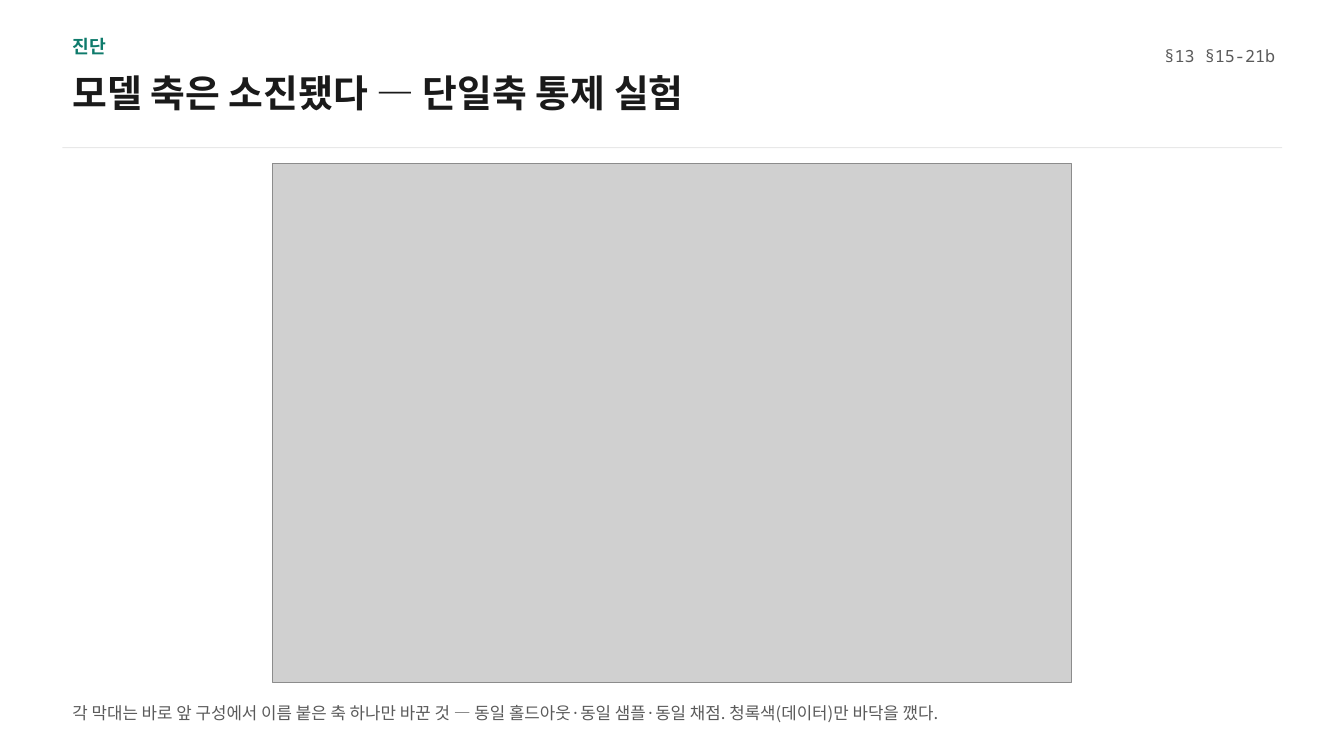
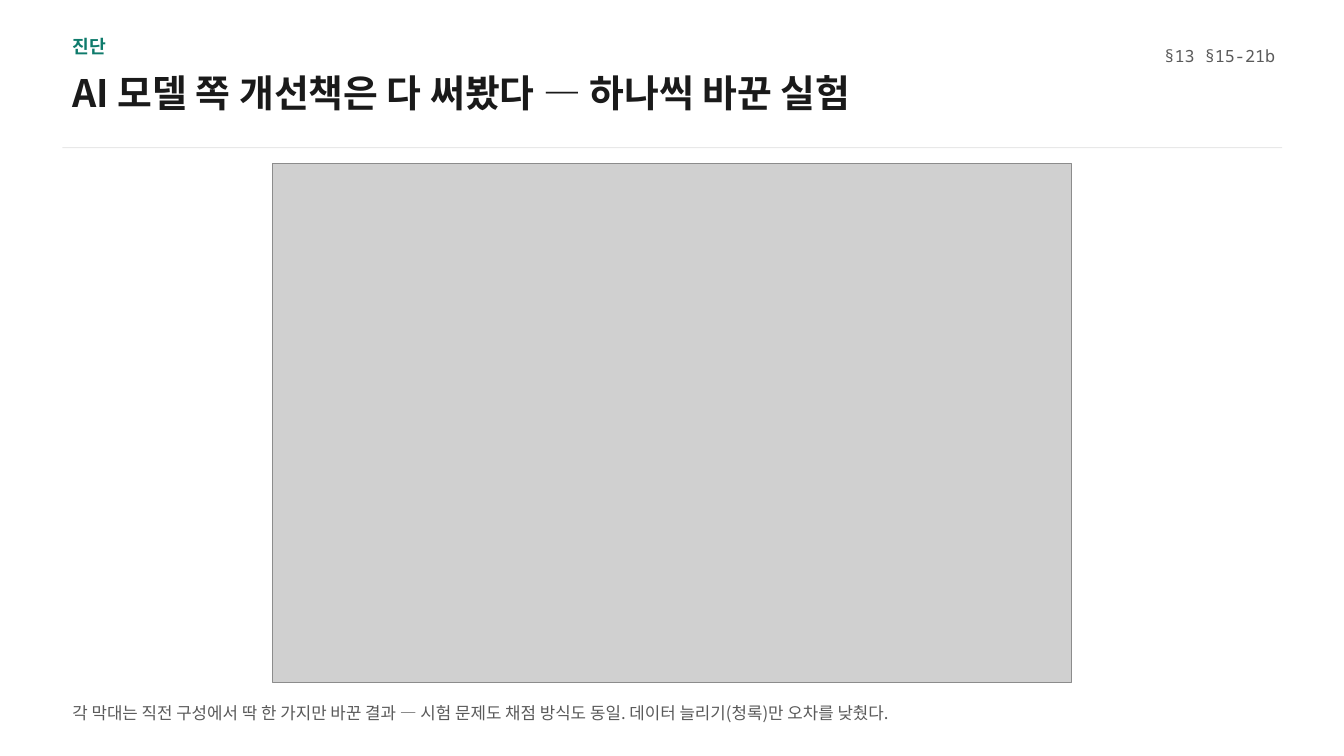
Before and after one commit to enjoyneer87/EveryMotor, a slide deck: slide 8 of results/viz/motorai_seminar_20260807.pptx (slide 7 before the commit). Drawn at 1344x756 pixels with LibreOffice and Linux fonts; fonts in the diff are those of the drawing; grey boxes stand for pictures. Boxes give left, top, right and bottom in pixels: in the first picture for what was removed or moved away, otherwise in the second. Text is boxed around its words. In the diff, an @@ line names an element or a change of style, - is before the commit and + after.

```diff
--- a/results/viz/motorai_seminar_20260807.pptx
+++ b/results/viz/motorai_seminar_20260807.pptx
@@ text at bbox=[72, 75, 851, 111]: text changed @@
-모델 축은 소진됐다 — 단일축 통제 실험
+AI 모델 쪽 개선책은 다 써봤다 — 하나씩 바꾼 실험
@@ text at bbox=[72, 705, 889, 722]: text changed @@
-각 막대는 바로 앞 구성에서 이름 붙은 축 하나만 바꾼 것 — 동일 홀드아웃·동일 샘플·동일 채점. 청록색(데이터)만 바닥을 깼다.
+각 막대는 직전 구성에서 딱 한 가지만 바꾼 결과 — 시험 문제도 채점 방식도 동일. 데이터 늘리기(청록)만 오차를 낮췄다.
```
Also in this commit, not shown: 13 other slides changed, 3 slides added, 4 other files.
